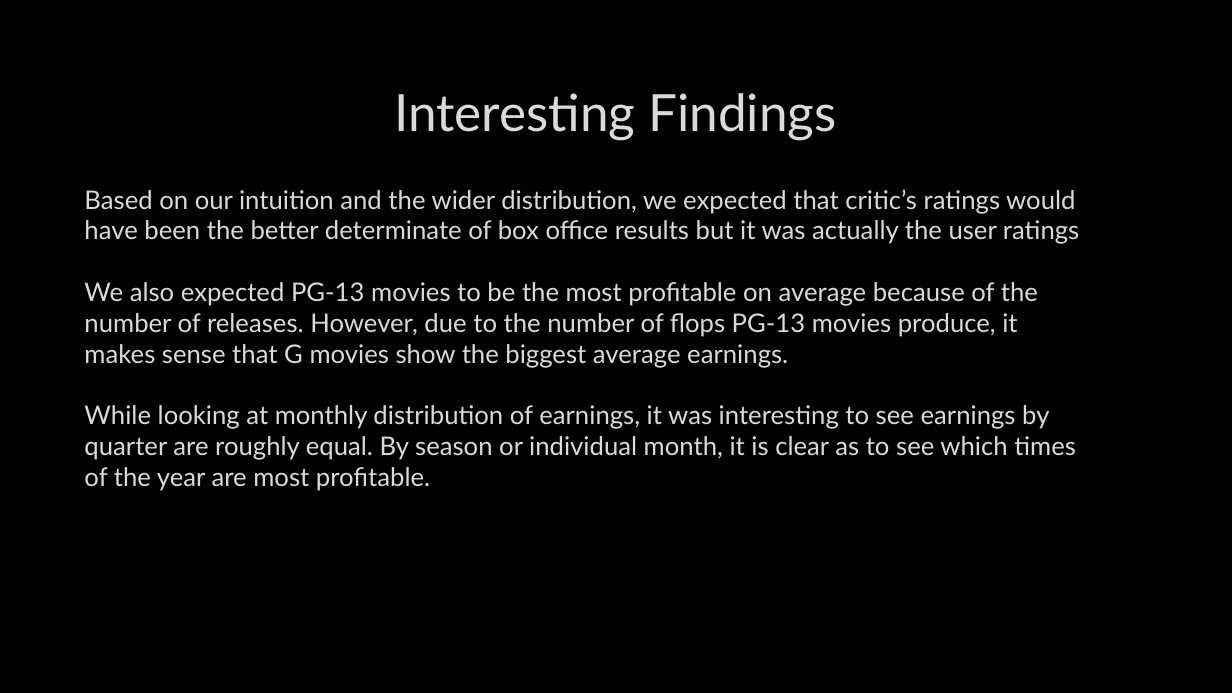
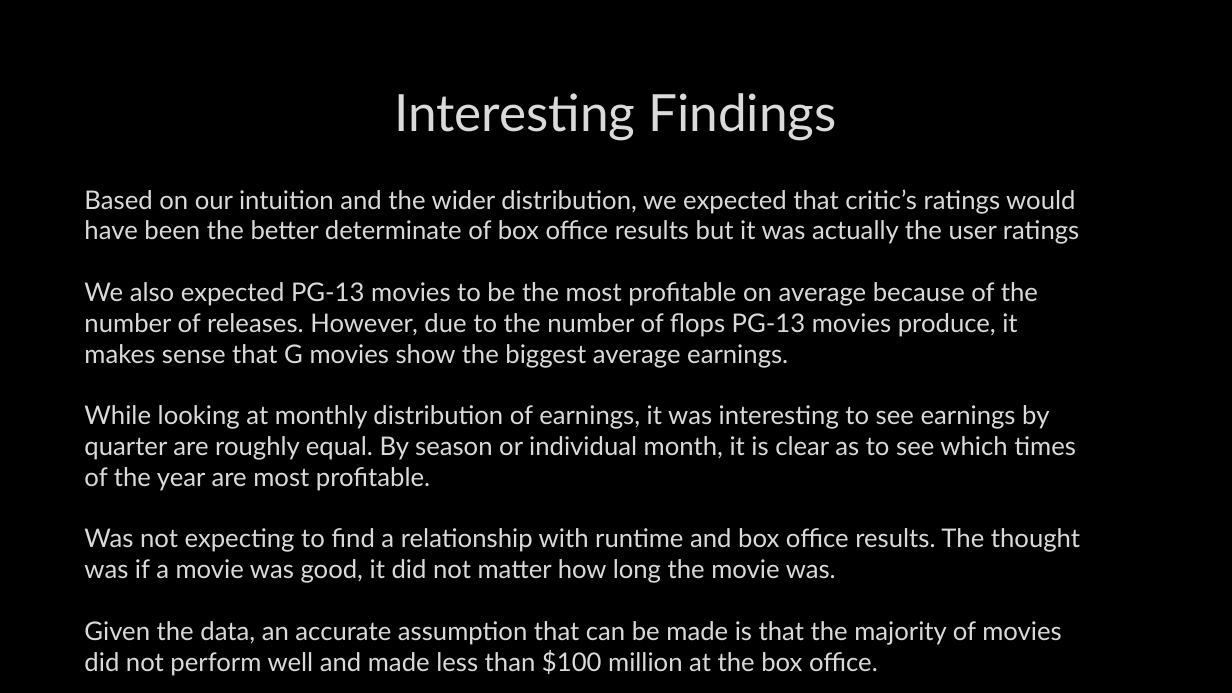
Before and after one commit to Mpalmese/ProjectRepo, a slide deck: slide 8 of Powerpoint/Presentation.pptx. Drawn at 1232x693 pixels with LibreOffice and Linux fonts; fonts in the diff are those of the drawing; background and template pictures are left out. Boxes give left, top, right and bottom in pixels: in the first picture for what was removed or moved away, otherwise in the second. Text is boxed around its words. In the diff, an @@ line names an element or a change of style, - is before the commit and + after.

Commit message:
Update

```diff
--- a/Powerpoint/Presentation.pptx
+++ b/Powerpoint/Presentation.pptx
@@ text at [84, 528, 1080, 676]: paragraphs added @@
+Was not expecting to find a relationship with runtime and box office results. The thought was if a movie was good, it did not matter how long the movie was.
+Given the data, an accurate assumption that can be made is that the majority of movies did not perform well and made less than $100 million at the box office.
```
Also in this commit, not shown: 1 other slide changed.
